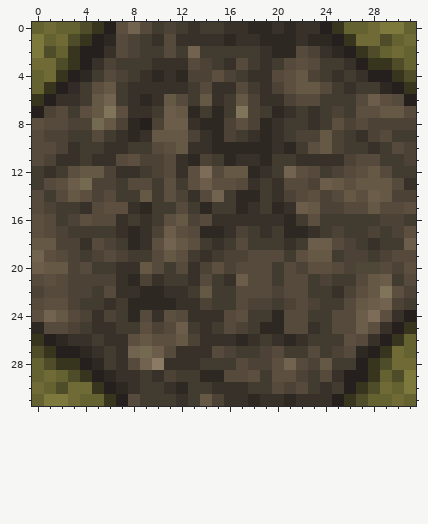
A pixel-art sprite gets an edit: assets/minecraft/optifine/ctm/farmland/2/4.png. This is how it looked before the edit.
The file is 32x32 pixels. Colours within 5 levels of each other are drawn and written as one.
The same view after the edit:
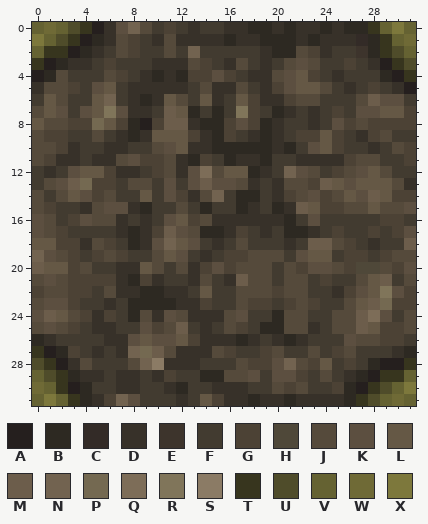
Palette (. is transparent): A #251f1e  B #2d2922  C #332b27  D #373129  E #3d342c  F #423b30  G #4c4235  H #4f4839  J #554a3b  K #5c4f40  L #655845  M #6c5d4b  N #726350  P #746951  Q #7d6d58  R #80755a  S #8b7b65  T #37351e  U #4f4c2a  V #656232  W #6f6a36  X #7d783c
The exact change:
Changed rows in their new state; - is an unchanged pixel.
first column x 0:
 0 ---UTAD-----------------BDBBTV--
 1 --UTABD-----------------DDDCBT--
 2 VTTABDF------------------FFEBTU-
 3 TABDDF--------------------GFDATU
 4 ABJFF----------------------FFBAT
 5 DJJG------------------------GFDA
 6 FLJF--------------------------KF
 7 JLK----------------------------G
 8 L-------------------------------
first column x 0:
23 -----------------------------P-G
24 -M----------------------------FJ
25 JK--------------------------LGGJ
26 BDFFF-----------------------JGGF
27 TABGF----------------------FFFDB
28 UTADJF-F------------------GFBAAT
29 -UTBDDF------------------FDBATTV
30 --TABFFD----------------FGBATU--
31 --VTBDGNK----------------DBTU---
Pixel boxes of the changes (left, top, right, bottom) in both pictures:
changed: (32, 22, 116, 130)
changed: (320, 22, 416, 118)
changed: (320, 298, 416, 406)
changed: (32, 310, 140, 406)
